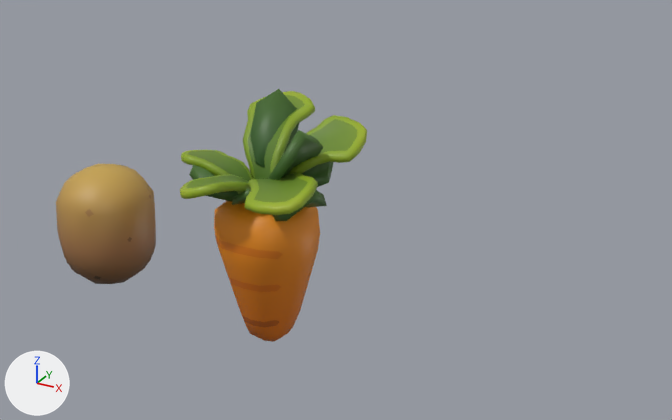
What one commit did to the FBX model plantchero-unity/Assets/Art/carrot.fbx.
Before and after are seen from a 50 mm lens placed at (1.223, -1.847, 0.994), pointed at (0.167, 0.073, 0.034). The axes (+X, +Y, +Z) are drawn at lower left. The lights are the same throughout. Where no turn or scale is listed for an object, it has been applied to the vertices.

Objects in the first picture: 'leafCarrot', 'leafPotato', 'vegetableCarrot', 'vegetablePotato'.
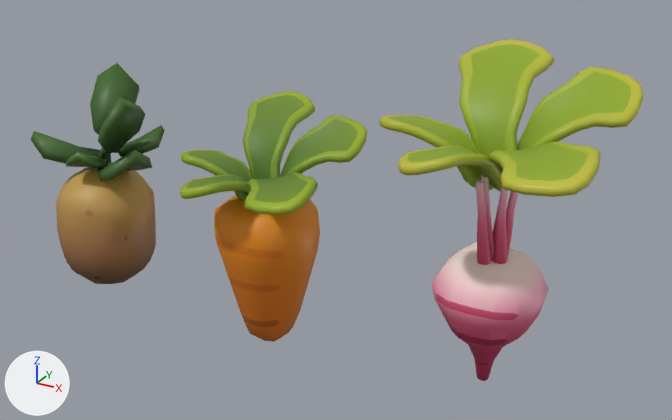
Changed parts and their boxes [x1, y1, x2, y2] in the pictures (672 x 420 px):
'leafbeetRoot', added (green)
    after: [379, 39, 643, 265]
'leafPotato', moved
    before: [189, 89, 333, 221]
    after: [31, 63, 165, 181]
'vegetableBeetroot', added
    after: [431, 242, 549, 381]

The change, as a list of edits to the scene's bpy script:
```text
Add me_vegetable_carrot_002:
    me_vegetable_carrot_002.from_pydata(...)  # 172 vertices, 164 faces; spans x -0.13..0.131, y -0.129..0.131, z -0.295..0.04
    me_vegetable_carrot_002.materials.append(mat_rabbit)  # picture img_palette_png
Add me_plane_004:
    me_plane_004.from_pydata(...)  # 1954 vertices, 1848 faces; spans x -0.284..0.264, y -0.25..0.308, z 0.032..0.471
    me_plane_004.materials.append(mat_rabbit)  # picture img_palette_png
Change ob_leafpotato:
    ob_leafpotato.location: (0.0, 0.0, 0.0) -> (-0.55, 0.0, 0.0)
Add ob_vegetablebeetroot:
    ob_vegetablebeetroot = bpy.data.objects.new('vegetableBeetroot', me_vegetable_carrot_002)
    ob_vegetablebeetroot.location = (0.613, 0.0, 0.0)
Add ob_leafbeetroot:
    ob_leafbeetroot = bpy.data.objects.new('leafbeetRoot', me_plane_004)
    ob_leafbeetroot.location = (0.613, 0.0, 0.0)
```
